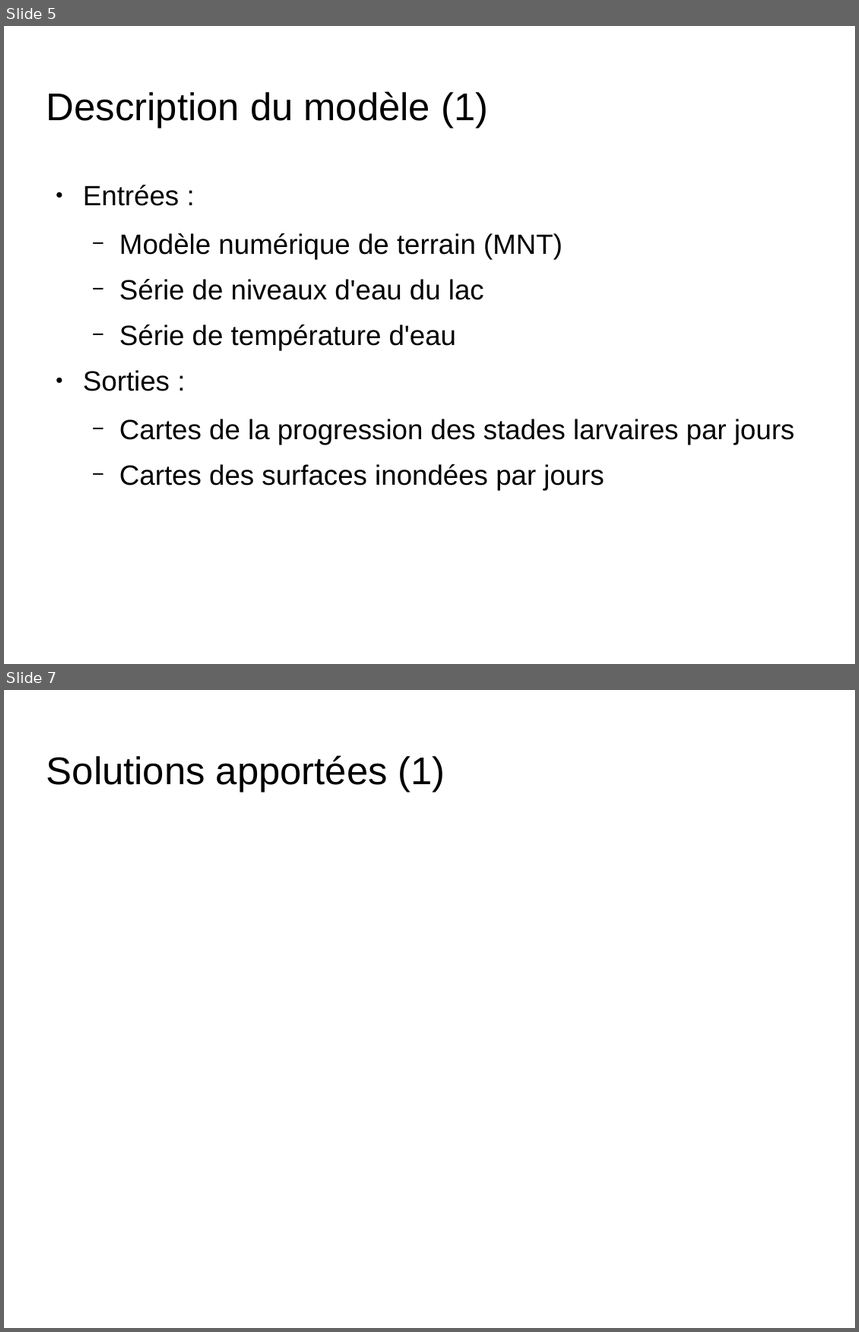
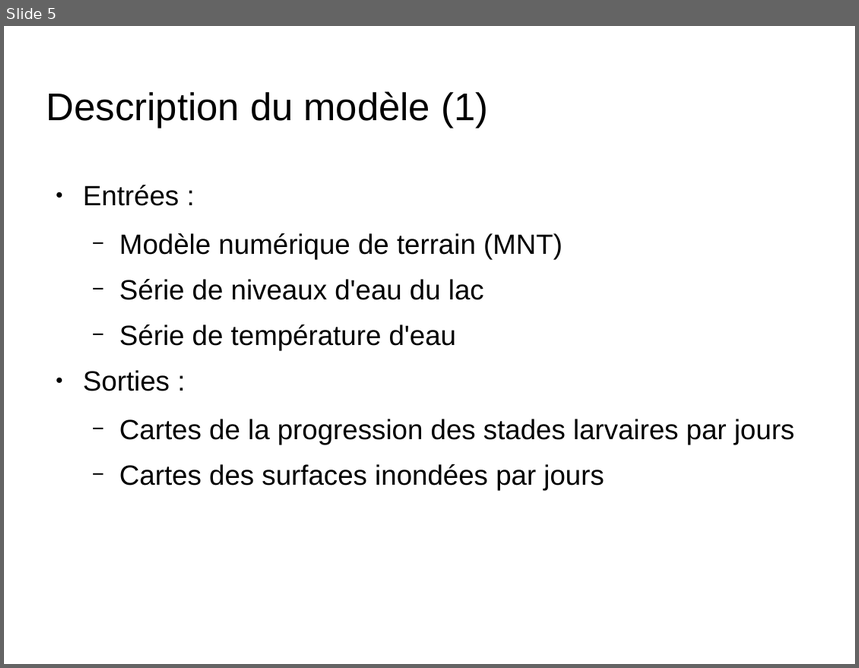
Before and after one commit to nesta7/designProject, a slide deck: presentation_6_juin_Broc.odp. Shown one above the other, each under a label of ours: slides 5 and 7 before the commit, slide 5 after it; the slides between them are not shown. The pictures are 859x1332 and 859x668 pixels, drawn with LibreOffice and Linux fonts; fonts in the diff are those of the drawing; background and template pictures are left out. Boxes give left, top, right and bottom in pixels: in the first picture for what was removed or moved away, otherwise in the second. Text is boxed around its words. In the diff, an @@ line names an element or a change of style, - is before the commit and + after.

```diff
--- a/presentation_6_juin_Broc.odp
+++ b/presentation_6_juin_Broc.odp
@@ slide 7 removed at [4, 690, 855, 1328], background picture (left out) @@
@@ title removed at [47, 755, 446, 792] @@
-Solutions apportées (1)
```
Also in this commit, not shown: 4 slides changed, 3 slides added, 1 other slide removed, 2 other files.
